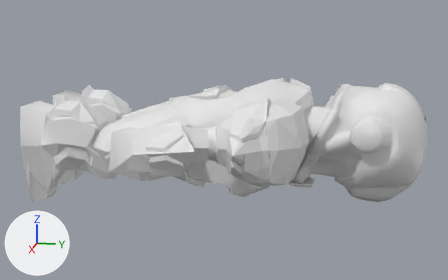
Two versions of the Blender file docs/art/armor_rework/thunder.blend, one commit apart.
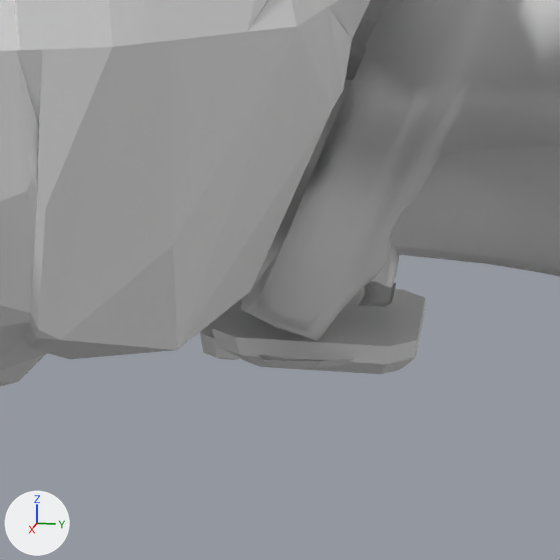
Each version is shown whole from a camera (50 mm lens) standing at (2.943, 1.553, 0.688) and looking at (0.001, 0.965, -0.047), then close up on the part from 59% to 74% of the width and 52% to 75% of the height. Every picture has the same lights, and +X, +Y and +Z are marked at lower left. The last two pictures show the newer version. Materials are left out; every surface is plain grey.

Names of what the first close-up shows: 'ArmorBody_06', 'ArmorHead_06'.
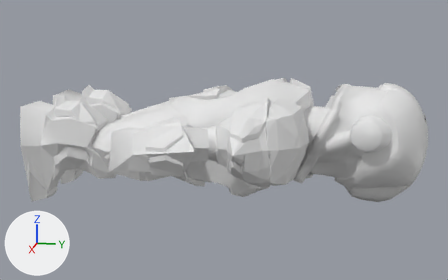
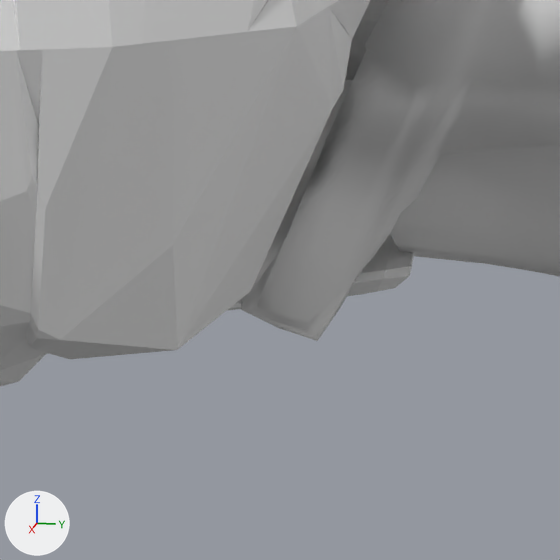
Location of each change, (x1, y1, x2, y2) in pixels of the close-ups (560 x 560 px; the box of a moved part takes in the faces that stretch with it):
'ArmorHead_06', reshaped
    before: (200, 0, 560, 374)
    after: (228, 0, 560, 341)
part 1 of me_thunder_sw2_fitted_head, deleted
    before: (259, 355, 356, 368)
part 2 of me_thunder_sw2_fitted_head, moved or reshaped
    before: (200, 150, 425, 374)
    after: (228, 150, 414, 340)

The change, as a list of edits to the scene's bpy script:
```text
Change me_thunder_sw2_fitted_head:
    used by ob_armorhead_06; location = (0.0, 0.0, 0.0)
    remove me_thunder_sw2_fitted_head.from_pydata(...)  # 3735 vertices, 5146 faces; spans x -0.286..0.286, y 1.18..1.933, z -0.321..0.256
    add me_thunder_sw2_fitted_head.from_pydata(...)  # 3715 vertices, 5124 faces; spans x -0.286..0.286, y 1.18..1.933, z -0.321..0.256
    me_thunder_sw2_fitted_head part 1: the loose piece of 10 vertices spanning x 0.039..0.086, y 1.323..1.383, z -0.249..-0.234 is deleted
    me_thunder_sw2_fitted_head part 2
    6 faces are deleted
    30 vertices in x -0.025..0.025, y 1.38..1.399, z -0.222..-0.219 move by (0.0, 0.0, 0.05)
    16 vertices in x -0.034..0.034, y 1.313..1.37, z -0.23..-0.208 move by (0.0, 0.0, 0.024)
    14 vertices in x -0.041..0.041, y 1.294..1.349, z -0.223..-0.166 move by (0.0, 0.0, 0.002)
    10 vertices in x -0.024..0.024, y 1.395..1.401, z -0.211..-0.193 move by (0.0, 0.0, 0.041)
    10 vertices in x -0.024..0.024, y 1.395..1.4, z -0.206..-0.2 move by (0.0, 0.0, 0.048)
    8 vertices in x -0.034..0.034, y 1.312..1.359, z -0.225..-0.21 move by (0.0, 0.0, 0.02)
    212 vertices move from x -0.06..0.06, y 1.294..1.414, z -0.255..-0.167 to x -0.056..0.056, y 1.295..1.409, z -0.228..-0.151
    6 new faces join them
    other edits to the shape of me_thunder_sw2_fitted_head do not show in these pictures
```
